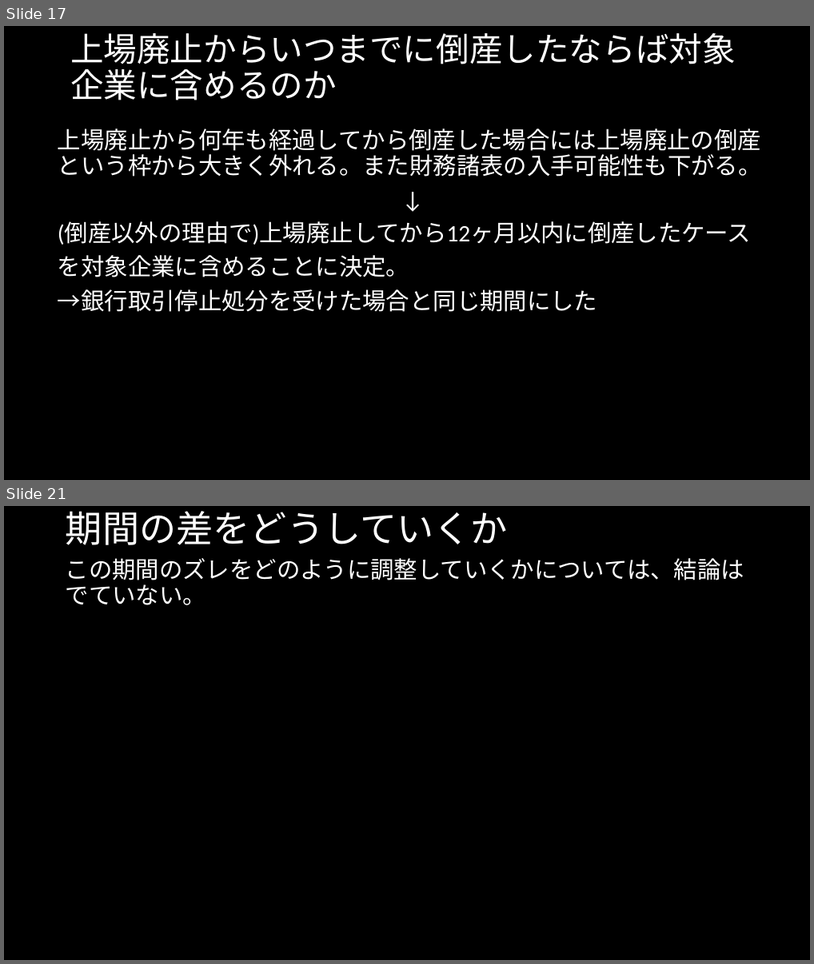
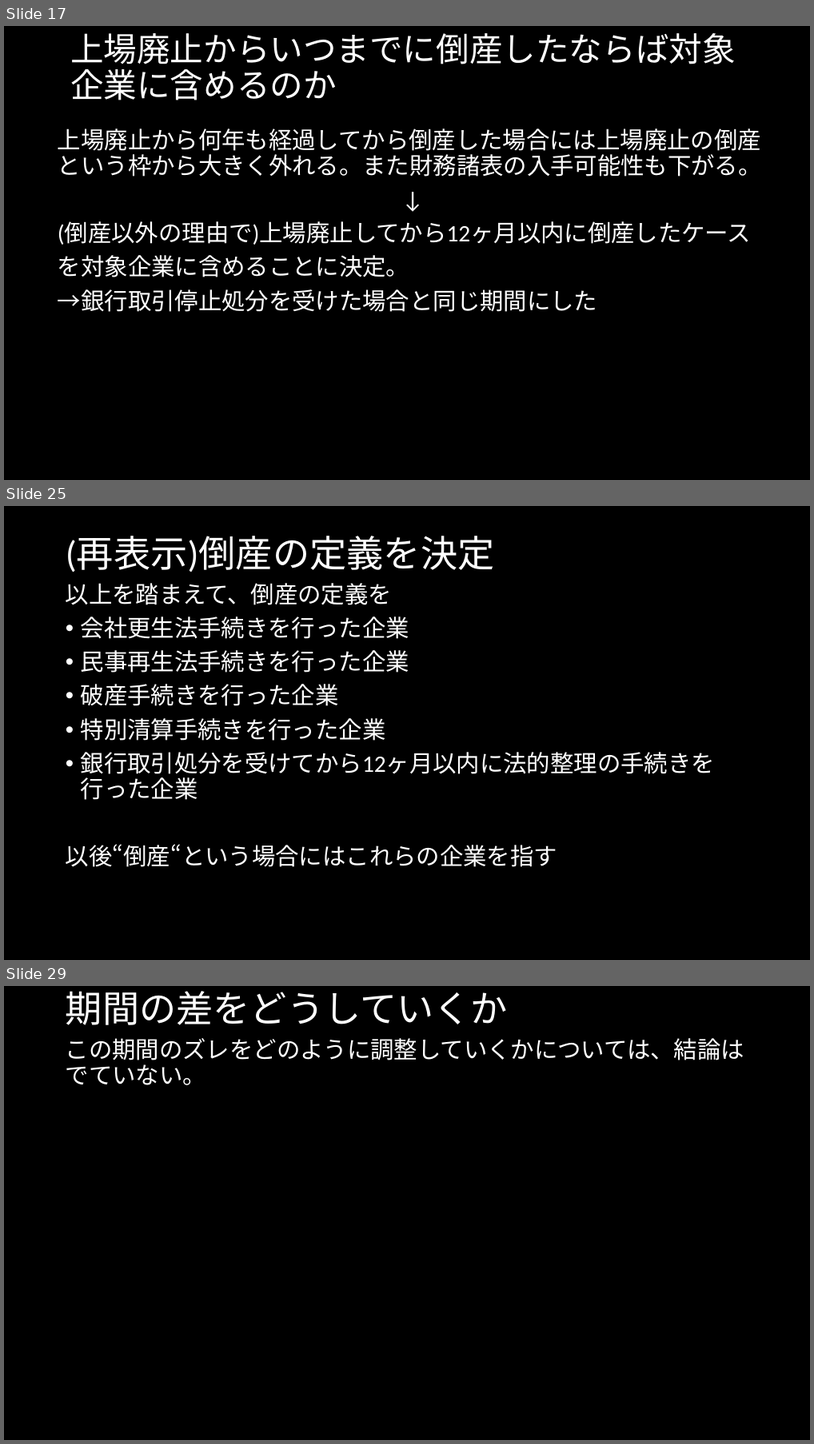
Before and after one commit to MAGA-Phantom/OperationSotsuron, a slide deck: 倒産の研究(仮).pptx. Shown one above the other, each under a label of ours: slides 17 and 21 before the commit, slides 17, 25 and 29 after it; the slides between them are not shown. The pictures are 814x964 and 814x1444 pixels, drawn with LibreOffice and Linux fonts; fonts in the diff are those of the drawing. Boxes give left, top, right and bottom in pixels: in the first picture for what was removed or moved away, otherwise in the second. Text is boxed around its words. In the diff, an @@ line names an element or a change of style, - is before the commit and + after.

```diff
--- a/倒産の研究(仮).pptx
+++ b/倒産の研究(仮).pptx
@@ slide 25 added at (4, 506, 810, 960), background #000000 @@
@@ title added at (66, 536, 495, 572), 44 pt, text #FFFFFF @@
+(再表示)倒産の定義を決定
@@ text added at (66, 583, 715, 867), 28 pt, text #FFFFFF @@
+以上を踏まえて、倒産の定義を
+• 会社更生法手続きを行った企業
+• 民事再生法手続きを行った企業
+• 破産手続きを行った企業
+• 特別清算手続きを行った企業
+• 銀行取引処分を受けてから12ヶ月以内に法的整理の手続きを行った企業
+以後“倒産“という場合にはこれらの企業を指す
@@ what was slide 21 is now slide 29 @@
```
Also in this commit, not shown: 6 slides changed, 9 other slides added, 1 other file.
